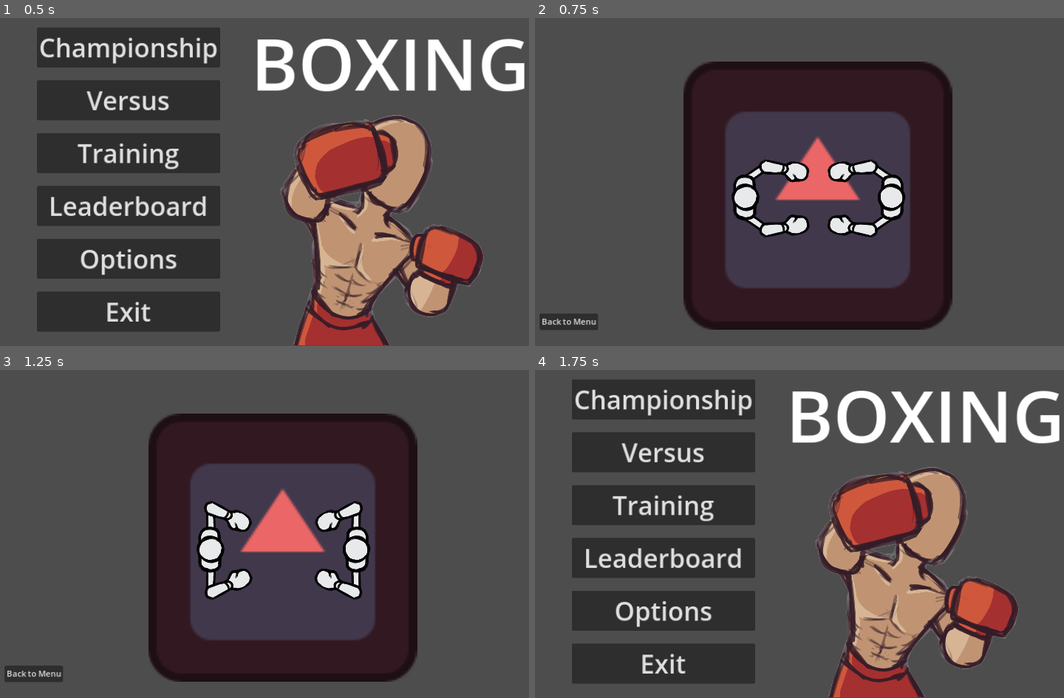
Above: before the commit, frames 1-4 (two rows, left to right).
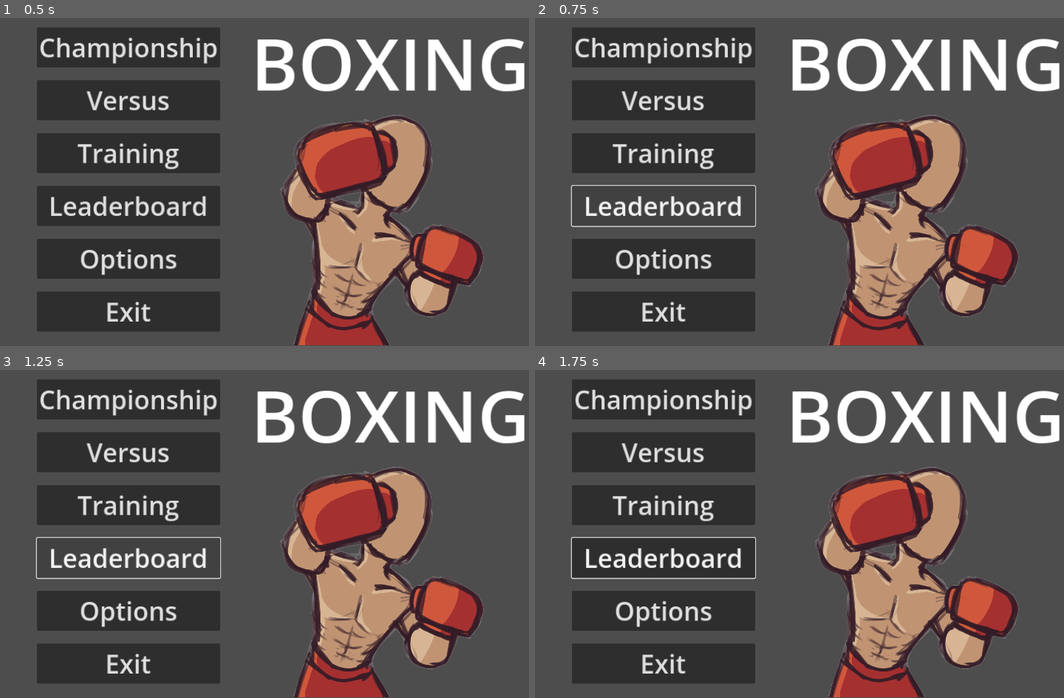
Above: after the commit, the same moments.

Repository: Eefschmeef2310/GDS1-Lab4
Game: Godot game, scene res://scenes/menus/main_menu.tscn
Two runs of this game, one before a commit and one after it. Both use one fixed random seed, a clock stepped at 60 frames per second and the inputs below. The engine's default icon, where the game draws it, is replaced by a stand-in: a white triangle on a blue panel in a dark square.
Inputs (mouse positions are in pixels of both pictures, inside the frame that each line leads up to):
- Up to frame 1 (0.5 s): no input
- Up to frame 2 (0.75 s): click "Leaderboard" at 0.5 s
- Up to frame 3 (1.25 s): no input
- Up to frame 4 (1.75 s): click (566, 675) at 1.25 s, where only the run before the commit has a clickable "Back to Menu"

Frame 1 is identical in both runs. In frame 2, 50% of the frame differs, in the area x 0-100%, y 2-100%; in frame 3, 49%; in frame 4, 0.4%.

Commit message:
Update main_menu.tscn

Diff:
--- a/scenes/menus/main_menu.tscn
+++ b/scenes/menus/main_menu.tscn
@@ -48,7 +48,7 @@
 theme_override_font_sizes/font_size = 50
 text = "Training"
 
-[node name="Training2" type="Button" parent="MarginContainer/HBoxContainer/VBoxContainer"]
+[node name="Leaderboard" type="Button" parent="MarginContainer/HBoxContainer/VBoxContainer"]
 layout_mode = 2
 theme_override_font_sizes/font_size = 50
 text = "Leaderboard"
@@ -82,6 +82,5 @@
 
 [connection signal="pressed" from="MarginContainer/HBoxContainer/VBoxContainer/Versus" to="." method="_on_versus_pressed"]
 [connection signal="pressed" from="MarginContainer/HBoxContainer/VBoxContainer/Training" to="." method="_on_training_pressed"]
-[connection signal="pressed" from="MarginContainer/HBoxContainer/VBoxContainer/Training2" to="." method="_on_training_pressed"]
 [connection signal="pressed" from="MarginContainer/HBoxContainer/VBoxContainer/Options" to="." method="_on_options_pressed"]
 [connection signal="pressed" from="MarginContainer/HBoxContainer/VBoxContainer/Exit" to="." method="_on_exit_pressed"]
